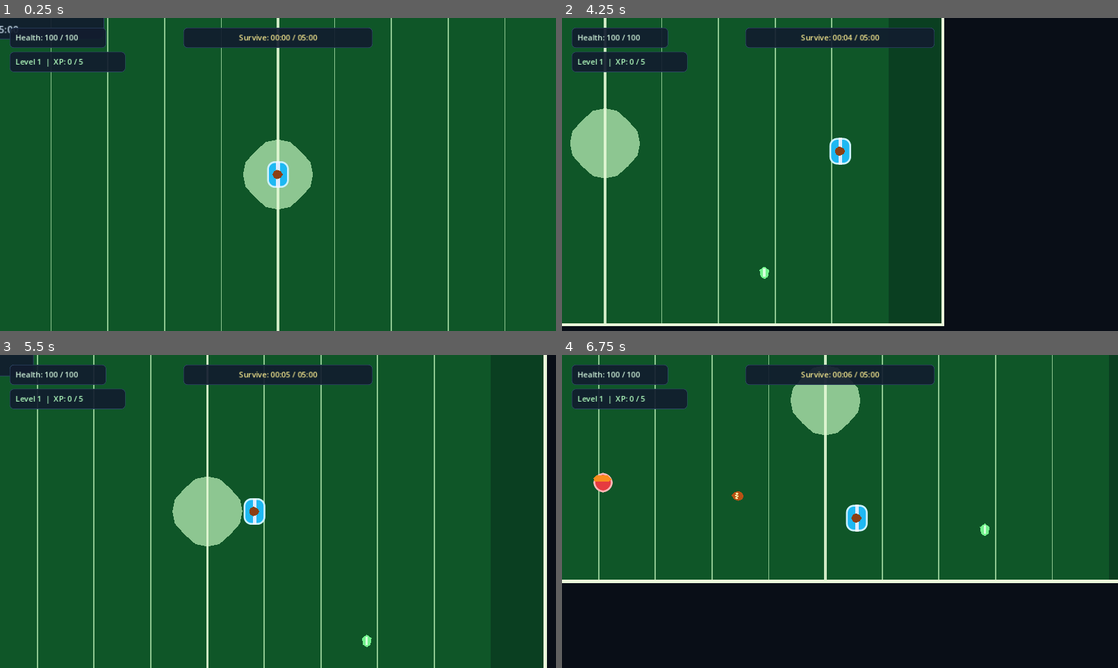
Above: before the commit, frames 1-4 (two rows, left to right).
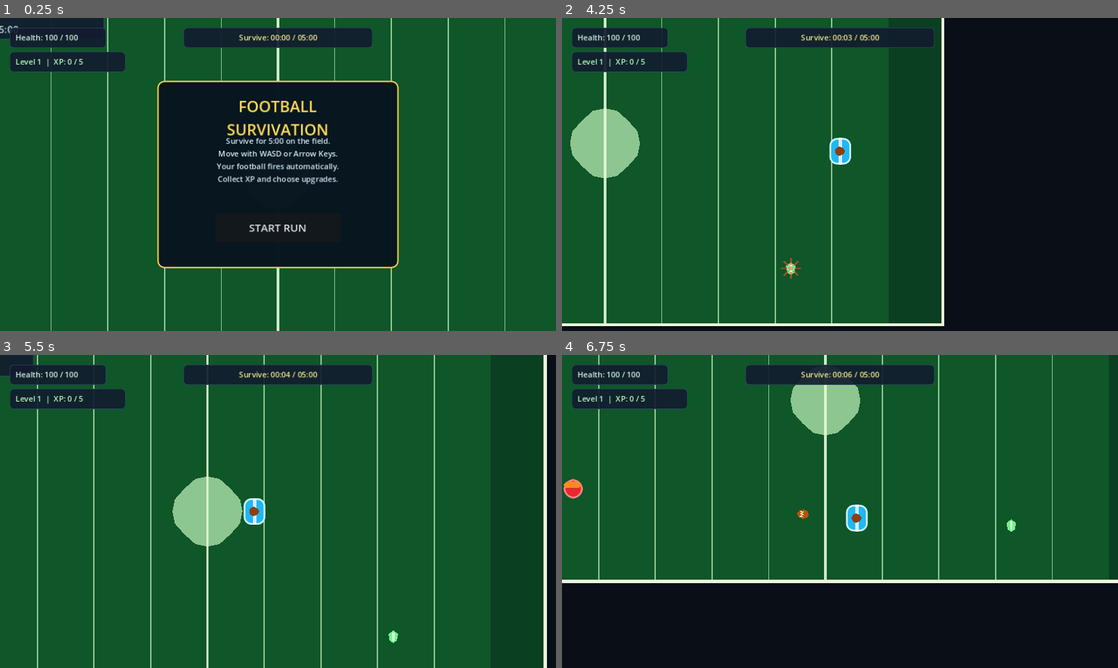
Above: after the commit, the same moments.

Repository: bulmaspanties/Football-Survivation
Game: Godot game, scene res://scenes/Main.tscn
Two runs of this game, one before a commit and one after it. Both use one fixed random seed, a clock stepped at 60 frames per second and the inputs below.
Inputs (mouse positions are in pixels of both pictures, inside the frame that each line leads up to):
- Up to frame 1 (0.25 s): no input
- Up to frame 2 (4.25 s): click (840, 227) at 0.5 s, where only the run after the commit has a clickable "START RUN"; tap Enter at 1.25 s; hold D (move_right) 1.28-2.03 s; hold S (move_down) 2.03-2.78 s; hold D (move_right) 2.78-3.53 s; hold W (move_up) from 3.53 s (still down)
- Up to frame 3 (5.5 s): release W (move_up) at 4.28 s; hold A (move_left) from 4.28 s (still down)
- Up to frame 4 (6.75 s): release A (move_left) at 5.78 s; hold S (move_down) 5.78-6.53 s; hold D (move_right) from 6.53 s (still down)

The runs differ from the first frame. In frame 1, 26% of the frame differs, in the area x 28-72%, y 20-80%; in frame 2, 0.1%; in frame 3, 0.1%; in frame 4, 0.5%.

Commit message:
Add title screen and run flow
Co-authored-by: Copilot App <223556219+Copilot@users.noreply.github.com>

Diff:
--- a/scenes/Main.tscn
+++ b/scenes/Main.tscn
@@ -60,6 +60,18 @@
 corner_radius_bottom_right = 10
 corner_radius_bottom_left = 10
 
+[sub_resource type="StyleBoxFlat" id="StyleBoxFlat_title"]
+bg_color = Color(0.03, 0.08, 0.12, 0.98)
+border_width_left = 3
+border_width_top = 3
+border_width_right = 3
+border_width_bottom = 3
+border_color = Color(0.95, 0.78, 0.28, 1)
+corner_radius_top_left = 14
+corner_radius_top_right = 14
+corner_radius_bottom_right = 14
+corner_radius_bottom_left = 14
+
 [node name="Main" type="Node2D"]
 script = ExtResource("4_main")
 
@@ -181,6 +193,45 @@
 
 [node name="HUD" type="CanvasLayer" parent="."]
 
+[node name="TitlePanel" type="Panel" parent="HUD"]
+process_mode = 3
+offset_left = 326.0
+offset_top = 130.0
+offset_right = 826.0
+offset_bottom = 518.0
+mouse_filter = 1
+theme_override_styles/panel = SubResource("StyleBoxFlat_title")
+
+[node name="Title" type="Label" parent="HUD/TitlePanel"]
+offset_left = 24.0
+offset_top = 30.0
+offset_right = 476.0
+offset_bottom = 92.0
+theme_override_colors/font_color = Color(1, 0.86, 0.34, 1)
+theme_override_font_sizes/font_size = 32
+text = "FOOTBALL\nSURVIVATION"
+horizontal_alignment = 1
+vertical_alignment = 1
+
+[node name="Description" type="Label" parent="HUD/TitlePanel"]
+offset_left = 44.0
+offset_top = 112.0
+offset_right = 456.0
+offset_bottom = 220.0
+theme_override_colors/font_color = Color(0.82, 0.92, 0.96, 1)
+text = "Survive for 5:00 on the field.\nMove with WASD or Arrow Keys.\nYour football fires automatically.\nCollect XP and choose upgrades."
+horizontal_alignment = 1
+vertical_alignment = 1
+
+[node name="StartButton" type="Button" parent="HUD/TitlePanel"]
+offset_left = 120.0
+offset_top = 274.0
+offset_right = 380.0
+offset_bottom = 334.0
+process_mode = 3
+theme_override_font_sizes/font_size = 22
+text = "START RUN"
+
 [node name="HealthPanel" type="Panel" parent="HUD"]
 offset_left = 20.0
 offset_top = 20.0
--- a/scripts/enemy_spawner.gd
+++ b/scripts/enemy_spawner.gd
@@ -14,6 +14,12 @@
 var pressure := 1.0
 
 func _ready() -> void:
+	reset_run()
+
+func reset_run() -> void:
+	pressure = 1.0
+	spawn_interval = 2.5
+	max_enemies = 12
 	_spawn_timer = spawn_interval
 
 func _process(delta: float) -> void:
--- a/scripts/main.gd
+++ b/scripts/main.gd
@@ -17,9 +17,12 @@
 @onready var game_over_panel: Panel = $HUD/GameOverPanel
 @onready var victory_panel: Panel = $HUD/VictoryPanel
 @onready var enemy_spawner: EnemySpawner = $EnemySpawner
+@onready var title_panel: Panel = $HUD/TitlePanel
+@onready var auto_weapon: AutoWeapon = $Player/AutoWeapon
 
 var survival_time := 0.0
 var run_finished := false
+var run_started := false
 
 const UPGRADE_OPTIONS := [
 	{"id": "football_damage", "label": "Powerful kicks (+8 football damage)"},
@@ -34,13 +37,18 @@
 	player.experience_changed.connect(_on_player_experience_changed)
 	player.level_up.connect(_on_player_level_up)
 	player.died.connect(_on_player_died)
+	$HUD/TitlePanel/StartButton.pressed.connect(_start_run)
 	$HUD/GameOverPanel/RestartButton.pressed.connect(_restart_run)
 	$HUD/VictoryPanel/RestartButton.pressed.connect(_restart_run)
 	for index in upgrade_buttons.size():
 		upgrade_buttons[index].pressed.connect(_on_upgrade_selected.bind(index))
+	player.set_physics_process(false)
+	auto_weapon.set_process(false)
+	enemy_spawner.set_process(false)
+	get_tree().paused = true
 
 func _process(delta: float) -> void:
-	if run_finished:
+	if not run_started or run_finished:
 		return
 	survival_time = minf(survival_time + delta, RUN_DURATION_SECONDS)
 	survival_label.text = "Survive: %s / %s" % [_format_time(survival_time), _format_time(RUN_DURATION_SECONDS)]
@@ -77,6 +85,19 @@
 	upgrade_panel.visible = false
 	get_tree().paused = false
 
+func _start_run() -> void:
+	if run_started:
+		return
+	run_started = true
+	run_finished = false
+	survival_time = 0.0
+	title_panel.visible = false
+	enemy_spawner.reset_run()
+	player.set_physics_process(true)
+	auto_weapon.set_process(true)
+	enemy_spawner.set_process(true)
+	get_tree().paused = false
+
 func _on_player_died() -> void:
 	run_finished = true
 	enemy_spawner.set_process(false)
Not shown: 1 places in scenes/Main.tscn that only renumber resources
Not shown, changed: README.md
